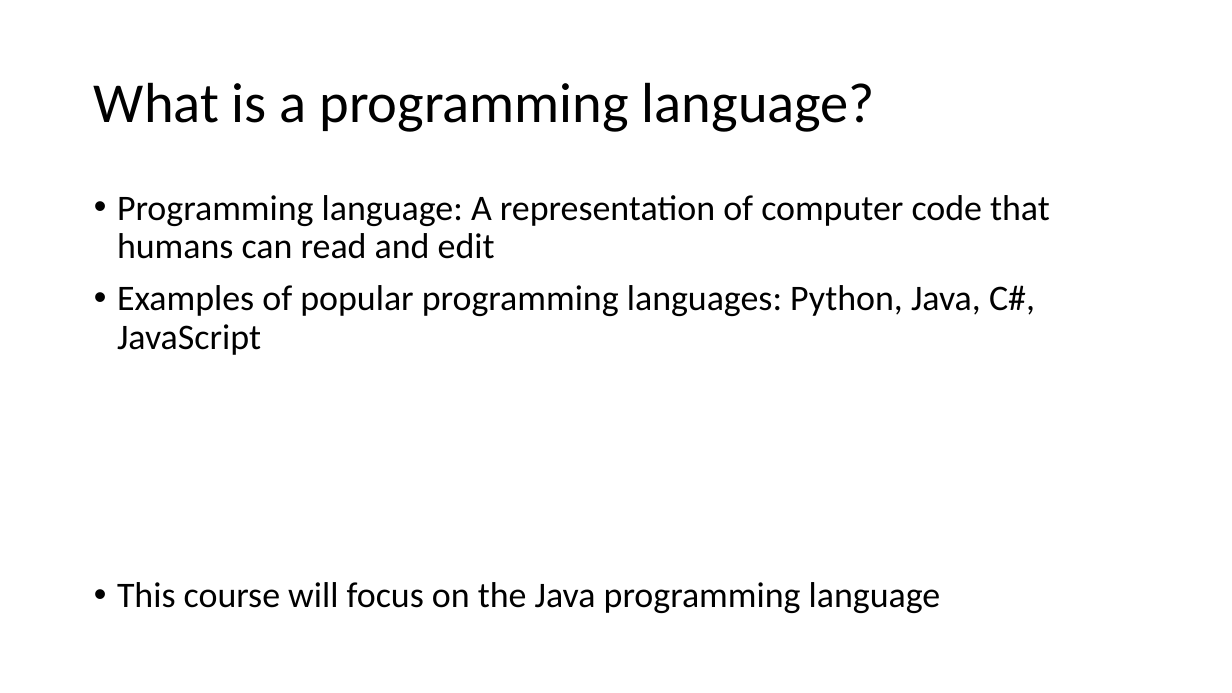
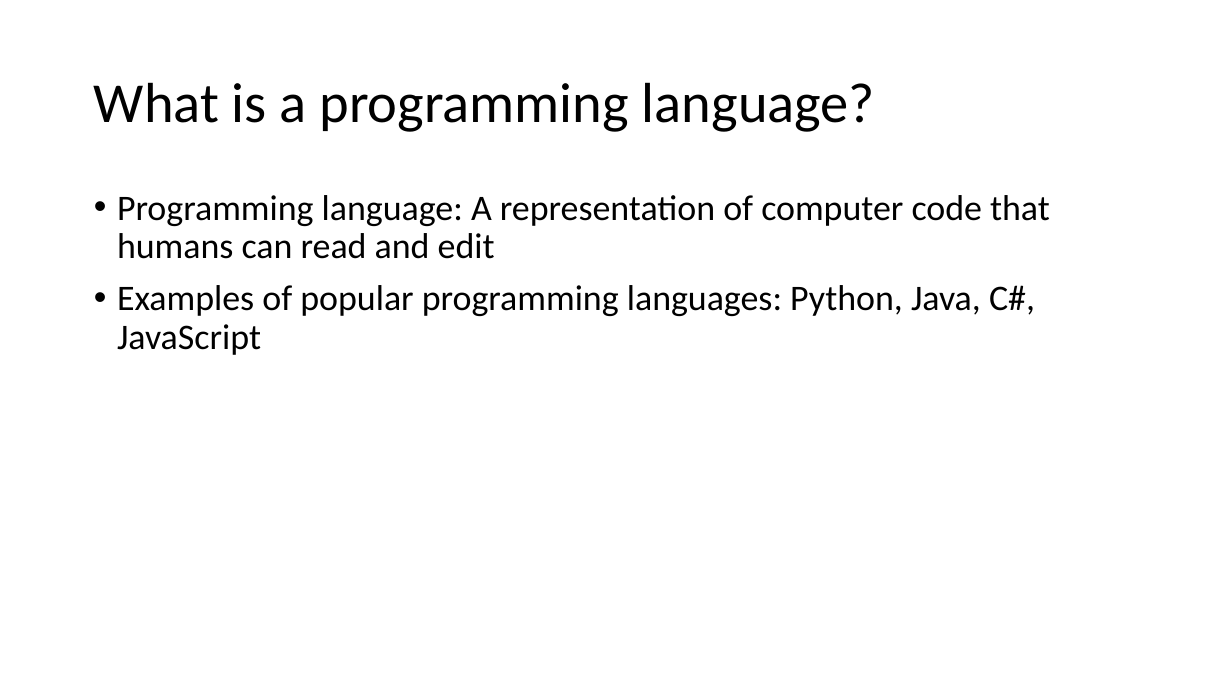
Before and after one commit to MrJoshGross/Course-Curricular-Material, a slide deck: slide 5 of Computer Science Discoveries/Lectures/Lecture 1 - Computers and Programming Languages.pptx. Drawn at 1232x693 pixels with LibreOffice and Linux fonts; fonts in the diff are those of the drawing. Boxes give left, top, right and bottom in pixels: in the first picture for what was removed or moved away, otherwise in the second. Text is boxed around its words. In the diff, an @@ line names an element or a change of style, - is before the commit and + after.

Commit message:
Update Lecture 1 - Computers and Programming Languages.pptx
remove course specific content

```diff
--- a/Computer Science Discoveries/Lectures/Lecture 1 - Computers and Programming Languages.pptx
+++ b/Computer Science Discoveries/Lectures/Lecture 1 - Computers and Programming Languages.pptx
@@ text at box(117, 582, 941, 613): paragraph removed @@
-• This course will focus on the Java programming language
```
